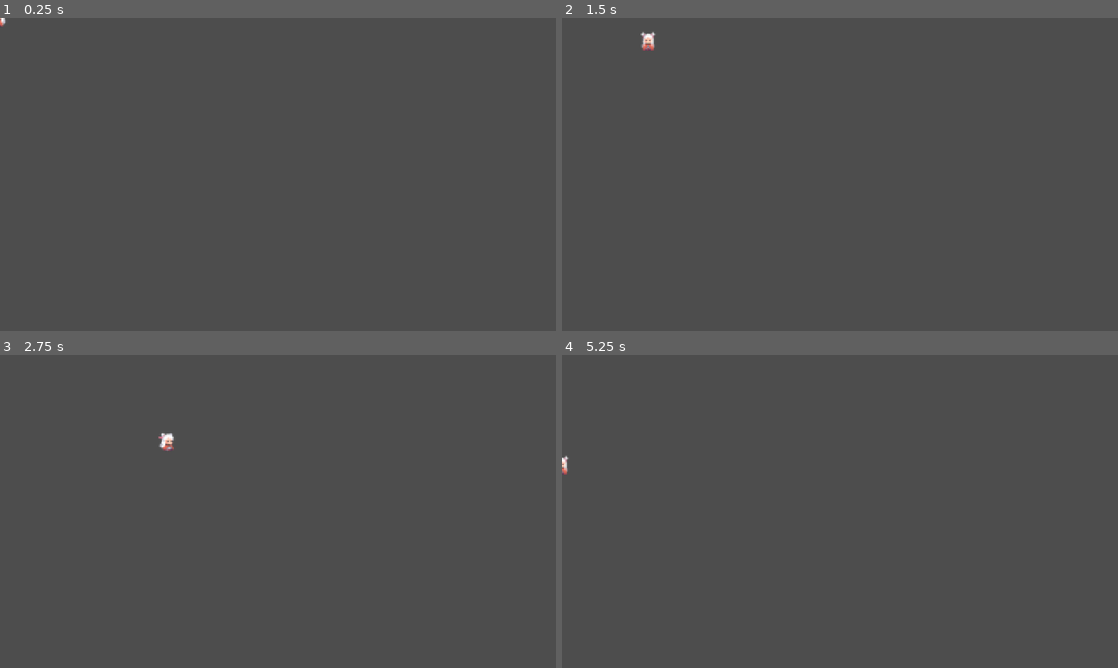
Above: before the commit, frames 1-4 (two rows, left to right).
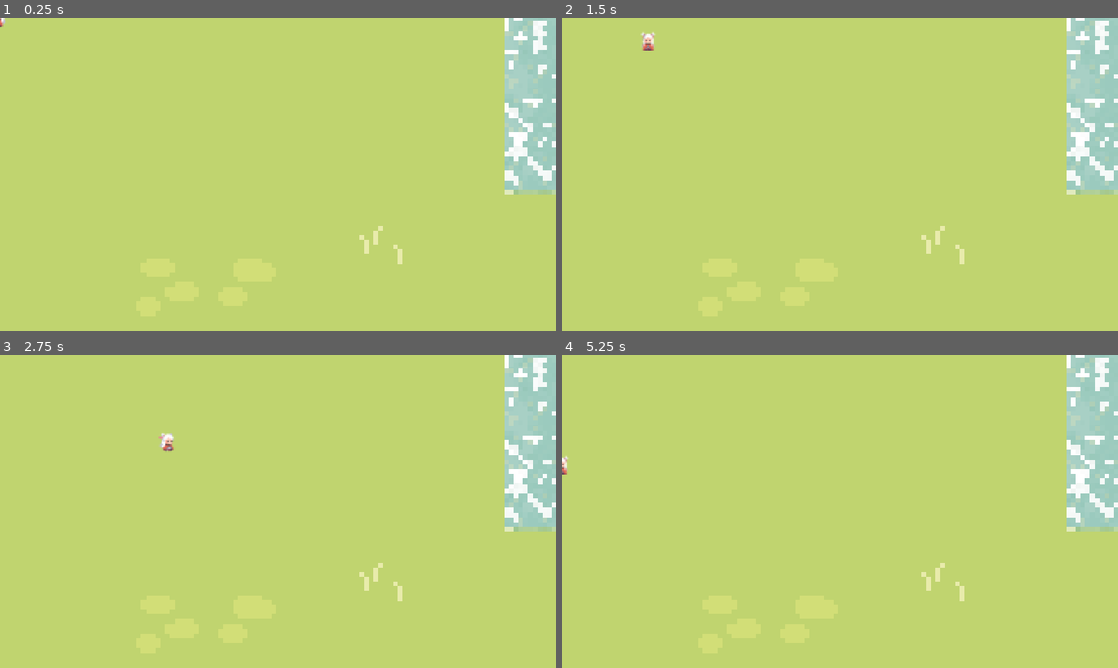
Above: after the commit, the same moments.

Repository: EnzoDIWLK/Global_game_jam
Game: Godot game, scene res://level/game_level.tscn
Same seed, same stepped clock (60 frames per second), same inputs: the game is played once before the commit and once after it.
Inputs:
- Up to frame 1 (0.25 s): no input
- Up to frame 2 (1.5 s): tap Enter at 0.5 s; hold D (right) 0.53-1.28 s; hold S (down) from 1.28 s (still down)
- Up to frame 3 (2.75 s): release S (down) at 2.03 s; hold D (right) from 2.03 s (still down)
- Up to frame 4 (5.25 s): release D (right) at 2.78 s; hold Up (ui_up) 2.78-3.53 s; tap Space at 3.5 s; hold A (left) 3.53-5.03 s; hold S (down) from 5.03 s (still down)

The runs differ from the first frame. In frame 1, 100% of the frame differs, in the area x 0-100%, y 0-100%; in frame 2, 100%; in frame 3, 100%; in frame 4, 100%.

Commit message:
Fix: Scene

Diff:
--- a/level/game_level.tscn
+++ b/level/game_level.tscn
@@ -1,8 +1,12 @@
-[gd_scene load_steps=2 format=3 uid="uid://bcuhr73d1ybh4"]
+[gd_scene load_steps=3 format=3 uid="uid://bcuhr73d1ybh4"]
 
 [ext_resource type="PackedScene" uid="uid://bm25vsys6et4a" path="res://Characters/player.tscn" id="1_esnit"]
+[ext_resource type="PackedScene" uid="uid://72ymyxirfg4p" path="res://level/map.tscn" id="2_isjkn"]
 
 [node name="GameLevel" type="Node2D"]
 position = Vector2(-1, 0)
 
+[node name="Map" parent="." instance=ExtResource("2_isjkn")]
+position = Vector2(860, 144)
+
 [node name="Player" parent="." instance=ExtResource("1_esnit")]
Not shown, added: Sprout_Lands-Sprites-Basic_pack/Map/MicrosoftTeams-image.png.import
Not shown: 1 places in level/map.tscn that only renumber resources
